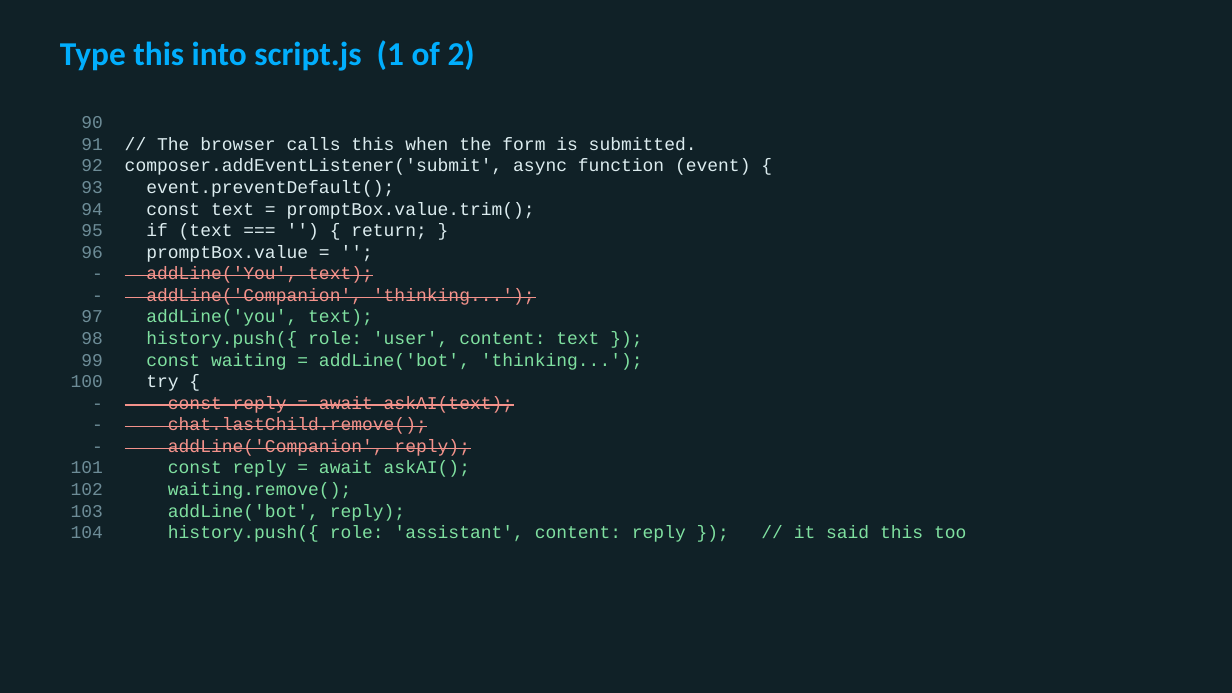
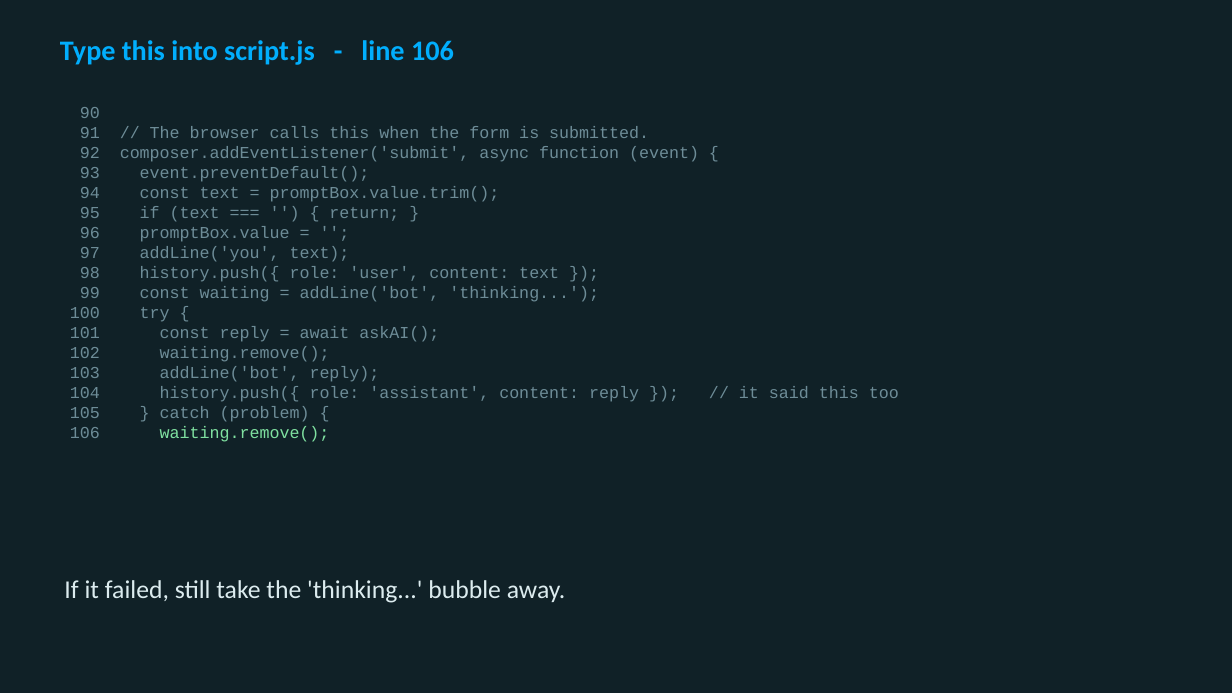
Before and after one commit to utgapps/utgapps.github.io, a slide deck: slide 25 of ai101/slides/week-07.pptx (slide 8 before the commit). Drawn at 1232x693 pixels with LibreOffice and Linux fonts; fonts in the diff are those of the drawing. Boxes give left, top, right and bottom in pixels: in the first picture for what was removed or moved away, otherwise in the second. Text is boxed around its words. In the diff, an @@ line names an element or a change of style, - is before the commit and + after.

```diff
--- a/ai101/slides/week-07.pptx
+++ b/ai101/slides/week-07.pptx
@@ text at (60,40,454,65): text changed; size 26 to 22 pt @@
-Type this into script.js (1 of 2)
+Type this into script.js - line 106
@@ text "90": place and size @@
-text "90" at (81,116,966,542)
+text "90" at (80,107,899,442)
@@ text at (80,107,899,402): size 14 to 13 pt; text colour #DCECEF to #6D8C97 in "// The browser calls this when the ...", "composer.addEventListener('submit', async function (event) {", "event.preventDefault();", "const text = promptBox.value.trim();" and 3 more places; text colour #7FE0A0 to #6D8C97 in "addLine('you', text);", "history.push({ role: 'user', content: text });", "const waiting = addLine('bot', 'thinking...');", "const reply = await askAI();" and 3 more places @@
@@ text at (146,267,535,305): paragraphs removed @@
-- addLine('You', text);
-- addLine('Companion', 'thinking...');
@@ text at (160,406,330,442): paragraphs added @@
+105 } catch (problem) {
+106 waiting.remove();
@@ text at (168,396,513,456): paragraphs removed @@
-- const reply = await askAI(text);
-- chat.lastChild.remove();
-- addLine('Companion', reply);
@@ text added at (64,580,566,603), 20 pt, text #DCECEF @@
+If it failed, still take the 'thinking...' bubble away.
```
Also in this commit, not shown: 7 other slides changed, 70 slides added, 3 slides removed, 19 other files.
